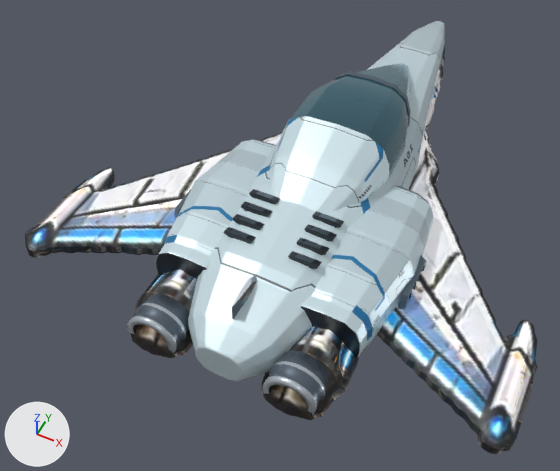
A saved change to the Blender file art/3d/flight-hulls/spaceEt.blend.
Camera for both pictures: a 50 mm camera at (93.0, -261.0, 259.0) aimed at (-17.0, -42.0, -15.0). Lighting does not change. The marker at lower left points along +X, +Y and +Z. The first picture is the older version.

Objects in the first picture: 'Cockpit · framed windscreen and side lights', 'Cooling port fin.003', 'Cooling port fin.005', 'Exhaust 1 • shroud and recessed bell', 'Exhaust 2 • shroud and recessed bell', 'Flank cooling port', 'Flank cooling port.001', 'Hull', 'Port intake', 'Port wing', 'Pressure hull · chine and ventral shell', 'Radiator louvre', 'Radiator louvre.001', 'Radiator louvre.002', 'Radiator louvre.003', 'Radiator louvre.004', 'Radiator louvre.005', 'Radiator louvre.006', 'Radiator louvre.007', 'Starboard intake', 'Starboard wing', 'Swept stabilizer', 'Windscreen arch'.
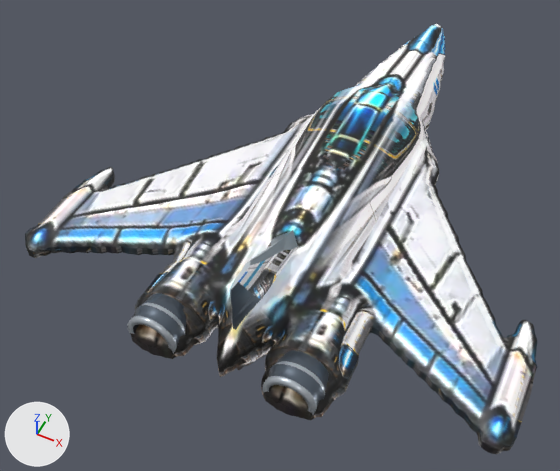
Not visible in the pictures: 'Cooling port fin.004'.

What differs and where, as boxes [x1, y1, x2, y2] in the pictures (560 x 471 px; the box of a moved part takes in the faces that stretch with it):
'Hull', reshaped (mostly hidden before)
    before: [155, 46, 445, 410]
    after: [155, 24, 446, 410]
'Pressure hull · chine and ventral shell', deleted
    before: [188, 21, 445, 381]
'Cockpit · framed windscreen and side lights', deleted
    before: [269, 63, 411, 212]
'Starboard intake', deleted
    before: [300, 186, 433, 358]
'Port intake', deleted
    before: [156, 140, 276, 279]
'Swept stabilizer', reshaped, surface changed (darker)
    before: [231, 275, 257, 319]
    after: [230, 230, 298, 330]
'Flank cooling port.001', deleted
    before: [398, 256, 427, 309]
'Windscreen arch', deleted
    before: [334, 71, 411, 127]
'Radiator louvre.007', deleted
    before: [288, 251, 322, 269]
'Radiator louvre.006', deleted
    before: [296, 238, 329, 255]
'Radiator louvre.003', deleted
    before: [224, 227, 256, 244]
'Radiator louvre.005', deleted
    before: [304, 224, 337, 241]
'Radiator louvre.004', deleted
    before: [312, 211, 344, 228]
'Radiator louvre.002', deleted
    before: [232, 214, 264, 230]
'Radiator louvre.001', deleted
    before: [241, 201, 272, 217]
'Radiator louvre', deleted
    before: [249, 189, 280, 205]
'Flank cooling port', deleted (mostly hidden)
    before: [174, 189, 191, 220]
part 1 of me_hull, moved or reshaped (mostly hidden before)
    before: [157, 46, 445, 406]
    after: [157, 24, 446, 407]
part 3 of me_canopy, moved or reshaped (not visible before)
    after: [323, 84, 399, 172]
part 7 of me_swept_stabilizer, moved or reshaped
    before: [231, 275, 257, 319]
    after: [230, 230, 298, 330]

The change in detail:
me_hull is used by ob_hull; location (0.0, 0.0, 0.0).
me_hull had 2930 vertices, 3060 faces and spanned x -27.0..27.0, y -131.0..131.0, z -11.0..13.0.
me_hull now has 2930 vertices, 3060 faces and spans x -27.0..27.0, y -131.0..131.0, z -21.0..26.0.
me_hull part 1: 2767 of 2930 vertices moved; they spanned x -27.0..27.0, y -130.0..131.0, z -11.0..13.0 and now span x -27.0..27.0, y -130.0..131.0, z -21.0..26.0; mean shift (0.0, 0.0, 2.0); largest move (-9.0, 12.0, 9.0) -> (-9.0, 12.0, 26.0).
me_hull part 2: texture (UV) coordinates changed.
me_canopy is used by ob_canopy; location (0.0, 0.0, 0.0).
me_canopy had 312 vertices, 310 faces and spanned x -9.0..9.0, y -27.0..48.0, z -8.8..9.7.
me_canopy now has 312 vertices, 310 faces and spans x -9.0..9.0, y -27.0..48.0, z -16.3..26.9.
me_canopy part 3: 312 of 312 vertices moved; they spanned x -9.0..9.0, y -27.0..48.0, z -8.8..9.7 and now span x -9.0..9.0, y -27.0..48.0, z -16.3..26.9; mean shift (0.0, 0.0, 4.2).
me_canopy part 4: texture (UV) coordinates changed.
me_port_wing has 2044 vertices, 2185 faces and spans x -112.0..-27.0, y -131.0..35.0, z -9.0..14.0.
me_port_wing is used by ob_port_wing; location (0.0, 0.0, 0.0).
me_port_wing part 5: texture (UV) coordinates changed.
me_starboard_wing has 1910 vertices, 2049 faces and spans x 27.0..110.0, y -131.0..35.0, z -9.0..14.0.
me_starboard_wing is used by ob_starboard_wing; location (0.0, 0.0, 0.0).
me_starboard_wing part 6: texture (UV) coordinates changed.
me_swept_stabilizer is used by ob_swept_stabilizer; location (0.0, 0.0, 0.0).
me_swept_stabilizer had 54 vertices, 47 faces and spanned x -6.0..6.0, y -115.6..-59.0, z 1.7..27.4.
me_swept_stabilizer now has 54 vertices, 47 faces and spans x -6.0..6.0, y -115.6..-59.0, z 9.2..37.7.
me_swept_stabilizer part 7: 54 of 54 vertices moved; they spanned x -6.0..6.0, y -115.6..-59.0, z 1.7..27.4 and now span x -6.0..6.0, y -115.6..-59.0, z 9.2..37.7; mean shift (0.0, 0.0, 10.1).
me_swept_stabilizer part 8: texture (UV) coordinates changed.
Object 'Pressure hull · chine and ventral shell' (ob_pressure_hull___chine_and_ventral_shell) is deleted.
Object 'Cockpit · framed windscreen and side lights' (ob_cockpit___framed_windscreen_and_side_lights) is deleted.
Object 'Windscreen arch' (ob_windscreen_arch) is deleted.
Object 'Port intake' (ob_port_intake) is deleted.
Object 'Flank cooling port' (ob_flank_cooling_port) is deleted.
Object 'Starboard intake' (ob_starboard_intake) is deleted.
Object 'Flank cooling port.001' (ob_flank_cooling_port_001) is deleted.
Object 'Cooling port fin.003' (ob_cooling_port_fin_003) is deleted.
Object 'Cooling port fin.004' (ob_cooling_port_fin_004) is deleted.
Object 'Cooling port fin.005' (ob_cooling_port_fin_005) is deleted.
Object 'Radiator louvre' (ob_radiator_louvre) is deleted.
Object 'Radiator louvre.001' (ob_radiator_louvre_001) is deleted.
Object 'Radiator louvre.002' (ob_radiator_louvre_002) is deleted.
Object 'Radiator louvre.003' (ob_radiator_louvre_003) is deleted.
Object 'Radiator louvre.004' (ob_radiator_louvre_004) is deleted.
Object 'Radiator louvre.005' (ob_radiator_louvre_005) is deleted.
Object 'Radiator louvre.006' (ob_radiator_louvre_006) is deleted.
Object 'Radiator louvre.007' (ob_radiator_louvre_007) is deleted.
